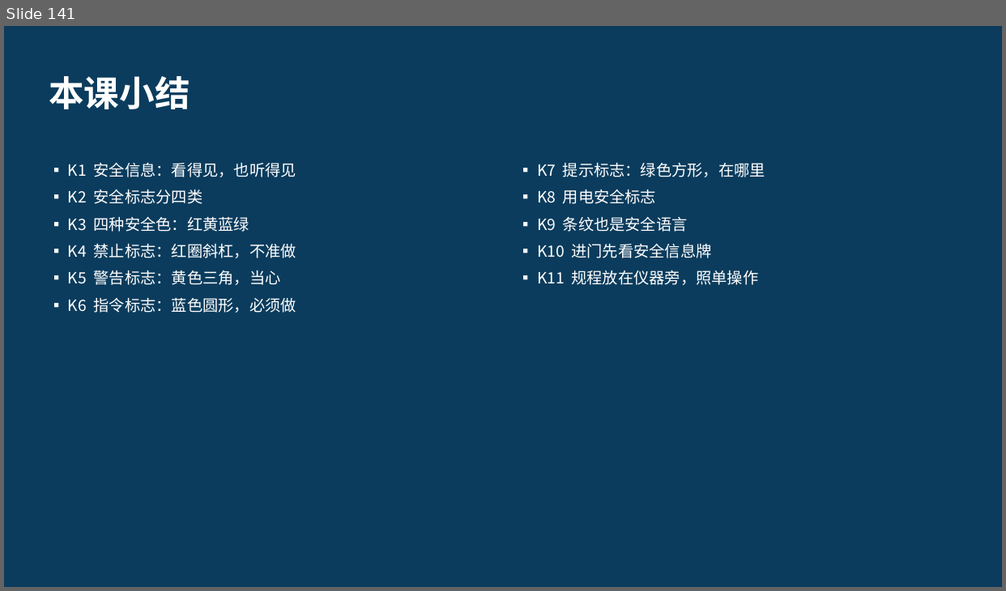
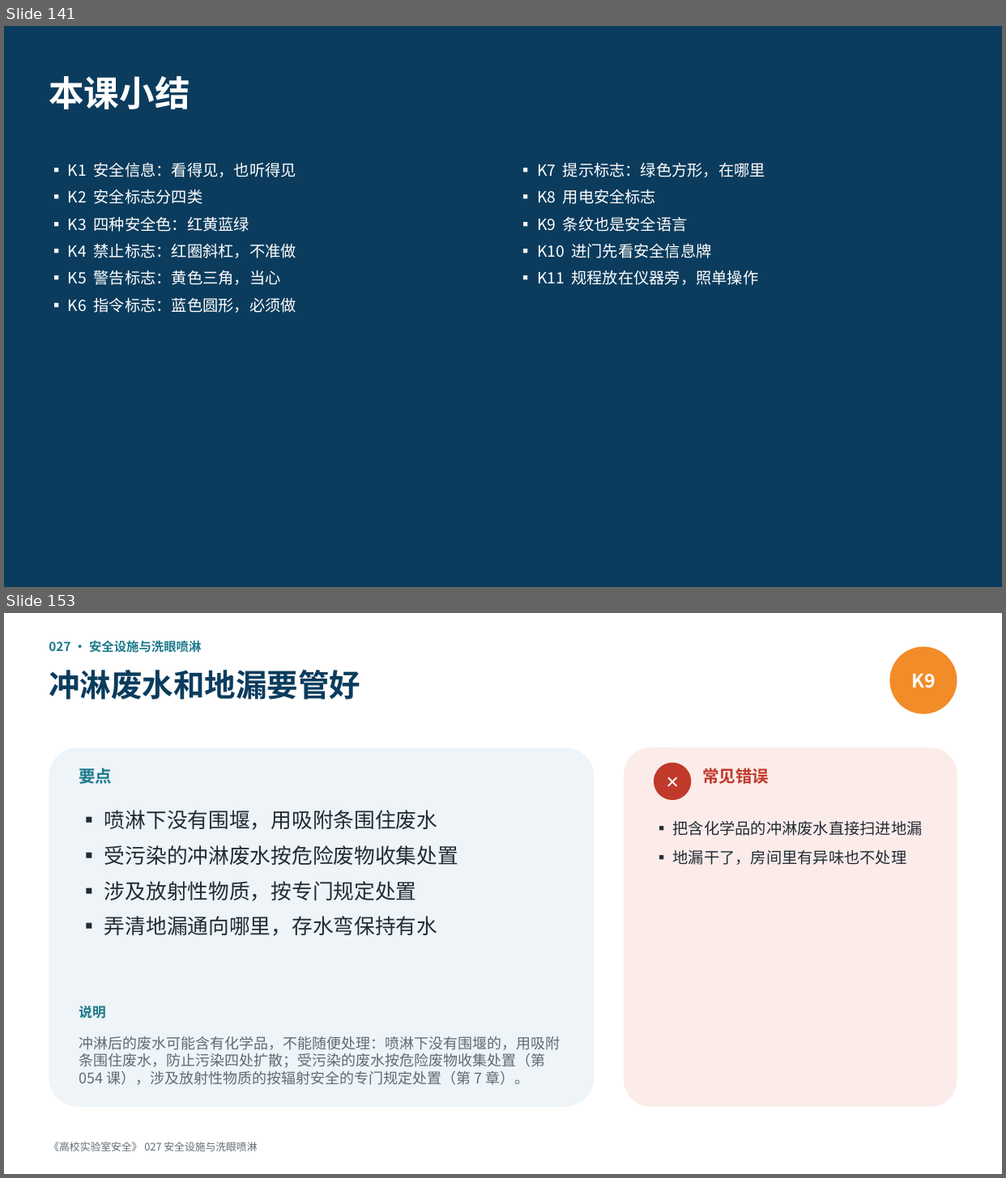
Before and after one commit to hanrongwx-max/videoyoutubo, a slide deck: course/高校实验室安全/课件/第3章_通用安全与个人防护.pptx. Shown one above the other, each under a label of ours: slide 141 before the commit, slides 141 and 153 after it; the slides between them are not shown. The pictures are 1006x591 and 1006x1178 pixels, drawn with LibreOffice and Linux fonts; fonts in the diff are those of the drawing. Boxes give left, top, right and bottom in pixels: in the first picture for what was removed or moved away, otherwise in the second. Text is boxed around its words. In the diff, an @@ line names an element or a change of style, - is before the commit and + after.

```diff
--- a/course/高校实验室安全/课件/第3章_通用安全与个人防护.pptx
+++ b/course/高校实验室安全/课件/第3章_通用安全与个人防护.pptx
@@ slide 153 added at box(4, 613, 1002, 1174), background #FFFFFF @@
@@ text added at box(49, 641, 201, 653), 12 pt, text #1D7A8C, bold @@
+027 · 安全设施与洗眼喷淋
@@ ellipse added at box(889, 647, 957, 714), fill #F28C28, 18 pt, text #FFFFFF, bold @@
+K9
@@ text added at box(49, 670, 360, 700), 30 pt, text #0B3C5D, bold @@
+冲淋废水和地漏要管好
@@ rounded rectangle added at box(49, 747, 594, 1107), fill #EEF4F7 @@
@@ rounded rectangle added at box(624, 747, 957, 1107), fill #FBECEA @@
@@ text added at box(79, 768, 112, 784), 16 pt, text #1D7A8C, bold @@
+要点
@@ ellipse added at box(654, 763, 691, 800), fill #C0392B, 16 pt, text #FFFFFF, bold @@
+✕
@@ text added at box(702, 768, 769, 784), 16 pt, text #C0392B, bold @@
+常见错误
@@ text added at box(104, 810, 458, 936), 20 pt, text #222B33 @@
+▪ 喷淋下没有围堰，用吸附条围住废水
+▪ 受污染的冲淋废水按危险废物收集处置
+▪ 涉及放射性物质，按专门规定处置
+▪ 弄清地漏通向哪里，存水弯保持有水
@@ text added at box(673, 821, 923, 865), 15 pt, text #222B33 @@
+▪ 把含化学品的冲淋废水直接扫进地漏
+▪ 地漏干了，房间里有异味也不处理
@@ text added at box(79, 1006, 105, 1019), 13 pt, text #1D7A8C, bold @@
+说明
@@ text added at box(79, 1037, 560, 1085), 14 pt, text #5F6B75 @@
+冲淋后的废水可能含有化学品，不能随便处理：喷淋下没有围堰的，用吸附条围住废水，防止污染四处扩散；受污染的废水按危险废物收集处置（第 054 课），涉及放射性物质的按辐射安全的专门规定处置（第 7 章）。
@@ text added at box(49, 1142, 257, 1152), 10 pt, text #5F6B75 @@
+《高校实验室安全》 027 安全设施与洗眼喷淋
```
Also in this commit, not shown: 18 other slides added, 4 other files.
